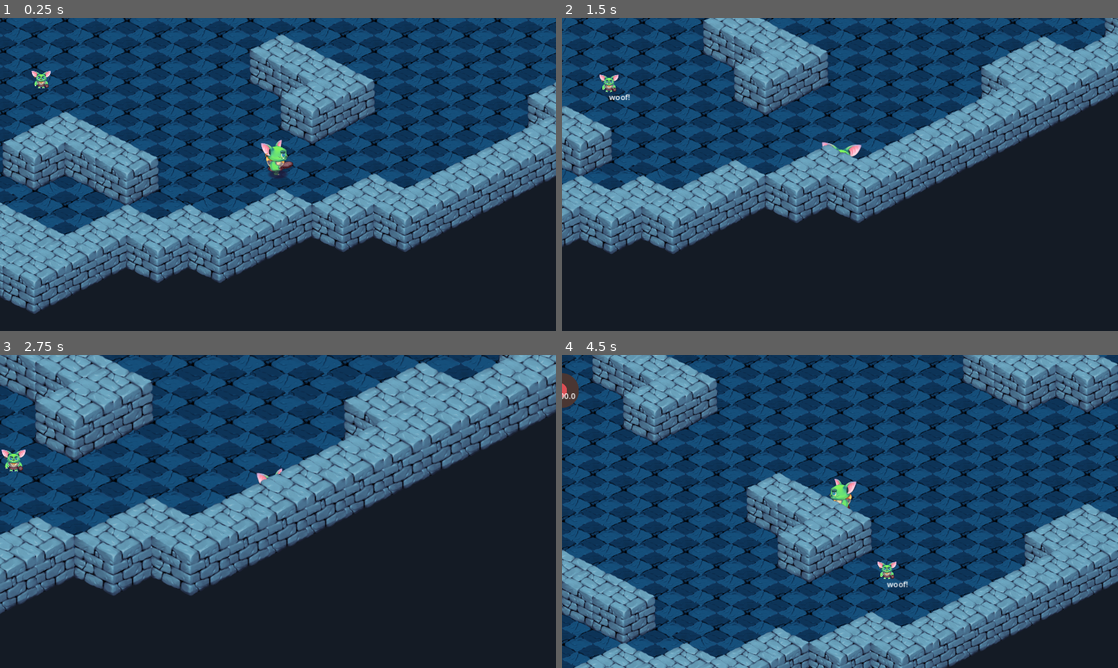
Above: before the commit, frames 1-4 (two rows, left to right).
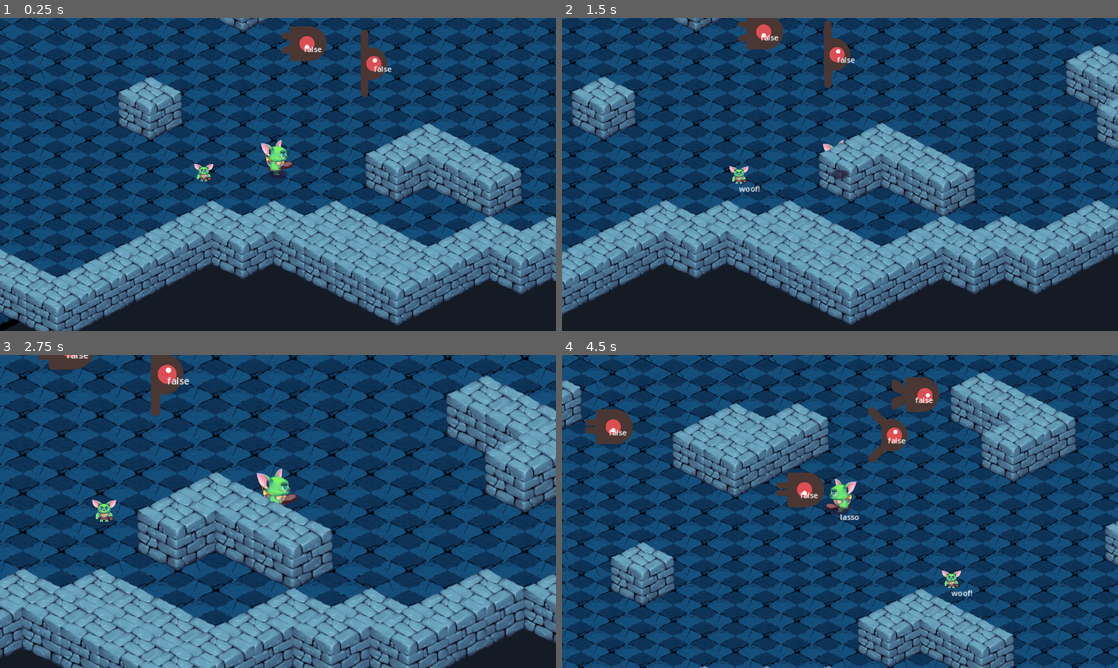
Above: after the commit, the same moments.

Repository: JoshuaNHardison/isometric
Game: Godot game, scene res://levels/level_0.tscn
Same seed, same stepped clock (60 frames per second), same inputs: the game is played once before the commit and once after it. This scene is started directly instead of the project's main scene.
Inputs (mouse positions are in pixels of both pictures, inside the frame that each line leads up to):
- Up to frame 1 (0.25 s): no input
- Up to frame 2 (1.5 s): tap Enter at 0.5 s; move the mouse to (962, 158) at 0.52 s; hold Right (move_right) 0.53-1.28 s; click (962, 158) at 0.6 s; move the mouse to (728, 190) at 1.27 s; hold Down (move_down) from 1.28 s (still down); tap Space (lasso) at 1.35 s
- Up to frame 3 (2.75 s): move the mouse to (333, 442) at 2.02 s; release Down (move_down) at 2.03 s; hold Right (move_right) from 2.03 s (still down); tap Mouse wheel up (zoom_in) at 2.1 s
- Up to frame 4 (4.5 s): move the mouse to (812, 574) at 2.77 s; release Right (move_right) at 2.78 s; hold Up (move_up) 2.78-3.53 s; tap Mouse wheel down (zoom_out) at 2.85 s; click (812, 574) at 2.92 s; move the mouse to (1006, 558) at 3.52 s; hold Left (move_left) from 3.53 s (still down); tap C at 3.6 s; move the mouse to (673, 464) at 4.27 s; click (673, 464) at 4.35 s

The runs differ from the first frame. In frame 1, 64% of the frame differs, in the area x 0-100%, y 0-100%; in frame 2, 72%; in frame 3, 85%; in frame 4, 86%.

Commit message:
boids changes

Diff:
--- a/levels/level_0.tscn
+++ b/levels/level_0.tscn
@@ -28,87 +28,103 @@
 layer_0/tile_data = PackedInt32Array(1179672, 2, 0, 1179673, 2, 0, 1179674, 2, 0, 1114138, 2, 0, 1048602, 2, 0, 983066, …(5278 unchanged characters)…
 
 [node name="Cow" parent="Walls" groups=["boids"] instance=ExtResource("7_nnm0e")]
+visible = false
 y_sort_enabled = true
-position = Vector2(1258, 801)
+position = Vector2(1682, 817)
 motion_mode = 1
 
 [node name="Cow2" parent="Walls" groups=["boids"] instance=ExtResource("7_nnm0e")]
+visible = false
 y_sort_enabled = true
-position = Vector2(500, 1045)
+position = Vector2(763, 834)
 motion_mode = 1
 
 [node name="Cow3" parent="Walls" groups=["boids"] instance=ExtResource("7_nnm0e")]
+visible = false
 y_sort_enabled = true
-position = Vector2(501, 946)
+position = Vector2(925, 962)
 motion_mode = 1
 
 [node name="Cow4" parent="Walls" groups=["boids"] instance=ExtResource("7_nnm0e")]
+visible = false
 y_sort_enabled = true
-position = Vector2(648, 983)
+position = Vector2(1055, 987)
 motion_mode = 1
 
 [node name="Cow5" parent="Walls" groups=["boids"] instance=ExtResource("7_nnm0e")]
+visible = false
 y_sort_enabled = true
-position = Vector2(1411, 798)
+position = Vector2(1835, 814)
 motion_mode = 1
 
 [node name="Cow6" parent="Walls" groups=["boids"] instance=ExtResource("7_nnm0e")]
+visible = false
 y_sort_enabled = true
-position = Vector2(870, 587)
+position = Vector2(1294, 603)
 motion_mode = 1
 
 [node name="Cow7" parent="Walls" groups=["boids"] instance=ExtResource("7_nnm0e")]
+visible = false
 y_sort_enabled = true
-position = Vector2(1241, 601)
+position = Vector2(1669, 594)
 motion_mode = 1
 
 [node name="Cow8" parent="Walls" groups=["boids"] instance=ExtResource("7_nnm0e")]
+visible = false
 y_sort_enabled = true
-position = Vector2(1069, 582)
+position = Vector2(1495, 517)
 motion_mode = 1
 
 [node name="Cow9" parent="Walls" groups=["boids"] instance=ExtResource("7_nnm0e")]
+visible = false
 y_sort_enabled = true
-position = Vector2(1346, 701)
+position = Vector2(1770, 717)
 motion_mode = 1
 
 [node name="Cow10" parent="Walls" groups=["boids"] instance=ExtResource("7_nnm0e")]
+visible = false
 y_sort_enabled = true
-position = Vector2(846, 497)
+position = Vector2(1270, 513)
 motion_mode = 1
 
 [node name="Cow11" parent="Walls" groups=["boids"] instance=ExtResource("7_nnm0e")]
+visible = false
 y_sort_enabled = true
-position = Vector2(1041, 893)
+position = Vector2(1465, 909)
 motion_mode = 1
 
 [node name="Cow12" parent="Walls" groups=["boids"] instance=ExtResource("7_nnm0e")]
 y_sort_enabled = true
-position = Vector2(1413, 487)
+position = Vector2(1837, 503)
 motion_mode = 1
 
 [node name="Cow13" parent="Walls" groups=["boids"] instance=ExtResource("7_nnm0e")]
 y_sort_enabled = true
-position = Vector2(498, 847)
+position = Vector2(1284, 782)
 motion_mode = 1
 
 [node name="Cow14" parent="Walls" groups=["boids"] instance=ExtResource("7_nnm0e")]
 y_sort_enabled = true
-position = Vector2(659, 876)
+position = Vector2(1083, 892)
 motion_mode = 1
 
 [node name="Cow15" parent="Walls" groups=["boids"] instance=ExtResource("7_nnm0e")]
 y_sort_enabled = true
-position = Vector2(456, 1158)
+position = Vector2(1226, 932)
+motion_mode = 1
+
+[node name="Cow16" parent="Walls" groups=["boids"] instance=ExtResource("7_nnm0e")]
+y_sort_enabled = true
+position = Vector2(678, 734)
 motion_mode = 1
 
 [node name="Goblin" parent="Walls" instance=ExtResource("3_goh56")]
 y_sort_enabled = true
-position = Vector2(1784, 1183)
+position = Vector2(1032, 1159)
 
 [node name="Dog" parent="Walls" groups=["risks"] instance=ExtResource("3_3apsh")]
 y_sort_enabled = true
-position = Vector2(1248, 987)
+position = Vector2(830, 1176)
 
 [node name="EnemyPatrolPath" type="Node2D" parent="."]
 visible = false
@@ -146,10 +162,5 @@
 y_sort_enabled = true
 position = Vector2(-1675, 1660)
 
-[node name="Cow16" parent="." groups=["boids"] instance=ExtResource("7_nnm0e")]
-y_sort_enabled = true
-position = Vector2(577, 1090)
-motion_mode = 1
-
 [connection signal="lasso" from="Walls/Goblin" to="Walls/Cow" method="_on_lasso"]
 [connection signal="bark" from="Walls/Dog" to="Walls/Cow" method="_on_dog_bark"]
--- a/scripts/Cow.gd
+++ b/scripts/Cow.gd
@@ -9,18 +9,19 @@
 @export var random_patrol_range: float = 600.0  # Range for generating random patrol points
 @export var follow_distance: float = 800.0  # Distance to start following
 @export var avoid_distance: float = 500.0  # Distance to start avoiding
-@export var boids_distance: float = 300
+@export var boids_distance: float = 500.0
 @export var push_strength = 2
 @export var player_push_strength = 2
 @export var dog_push_strength = 1
 @export var separation_radius = 80
 @export var separation_strength = 10
-@export var alignment_radius = 200
+@export var alignment_radius = 1000
 @export var alignment_strength = 30
 @export var cohesion_radius = 200
-@export var cohesion_strength = 1
+@export var cohesion_strength = 2
 @export var goal_seeking_strength = 2
 @export var risk_aversion_strength = 2
+@export var max_speed = 100.0
 #@export var stop_distance: float = 3.0 # Distance at which cow stops moving away
 
 
@@ -105,6 +106,7 @@
 	timer = Time.get_ticks_msec()
 	if !lost_cow:
 		$Label.text = var_to_str(velocity.length())
+		$Label.text = var_to_str(lost_cow)
 		#print("not lost")
 		herd_behavior(delta)
 	elif lost_cow:
@@ -133,6 +135,52 @@
 	else:
 		print("No cows found.")
 
+func behavior_flock(delta):
+	var alignment_weight = 1.0
+	var cohesion_weight = 1.0
+	var separation_weight = 1.5
+	var perception_radius = 100.0  # Adjust based on your needs
+
+	var alignment = Vector2.ZERO
+	var cohesion = Vector2.ZERO
+	var separation = Vector2.ZERO
+	var total_neighbors = 0
+
+	for cow in all_boids:  # Iterate through the populated list
+		if cow != self:  # Avoid self
+			var distance = position.distance_to(cow.position)
+			if distance < perception_radius:
+				total_neighbors += 1
+
+				# Alignment
+				alignment += cow.velocity
+
+				# Cohesion
+				cohesion += cow.position
+
+				# Separation
+				var diff = position - cow.position
+				diff /= distance  # Weight by distance
+				separation += diff
+
+	if total_neighbors > 0:
+		# Average the vectors
+		alignment /= total_neighbors
+		alignment = alignment.normalized() * max_speed  # Set to max speed
+		alignment = (alignment - velocity) * alignment_weight  # Steering force
+
+		cohesion /= total_neighbors
+		cohesion = (cohesion - position).normalized() * max_speed  # Set to max speed
+		cohesion = (cohesion - velocity) * cohesion_weight  # Steering force
+
+		separation = (separation / total_neighbors).normalized() * max_speed
+		separation = (separation - velocity) * separation_weight  # Steering force
+
+		# Combine the forces
+		var flocking_velocity = alignment + cohesion + separation
+		return flocking_velocity
+	else:
+		return Vector2.ZERO  # No neighbors, return zero vector
 
 func herd_behavior(delta):
 	if player:
@@ -152,13 +200,17 @@
 		var goal_seeking = behavior_goal_seeking(delta)
 		var risk_aversion = behavior_risk_aversion(delta)
 		var smooth_factor = 0.1
-		var max_speed = 100  # Adjust this to a suitable value
-		velocity = (player_push + dog_push + separation + alignment + cohesion + goal_seeking + risk_aversion + wander)
+		var target_velocity = (player_push + dog_push + separation + alignment + cohesion + goal_seeking + risk_aversion + wander)
 		#velocity = push_pull + separation
-		if velocity.length() > 0:
+		#if velocity.length() > 0:
+			#velocity = velocity.normalized() * max_speed
+		if target_velocity.length() > max_speed:
+			target_velocity = target_velocity.normalized() * max_speed
+		velocity = velocity.lerp(target_velocity, smooth_factor)
+		if velocity.length() > max_speed:
 			velocity = velocity.normalized() * max_speed
 
-		velocity = velocity.lerp(velocity, 0.05)
+		#velocity = velocity.lerp(velocity, 0.05)
 
 		move_and_slide()
 		raycast.rotation = velocity.angle()
@@ -317,6 +369,9 @@
 		velocity = -direction.normalized() * speed * player_push_strength
 		return velocity
 	else:
+		var slow_factor = (distance_to_player - avoid_distance) / avoid_distance
+		slow_factor = clamp(slow_factor, 0, 1)  # Ensure it's between 0 and 1
+		velocity = direction * speed * (1 - slow_factor)  # Slower speed when farther away
 		return velocity
 
 
